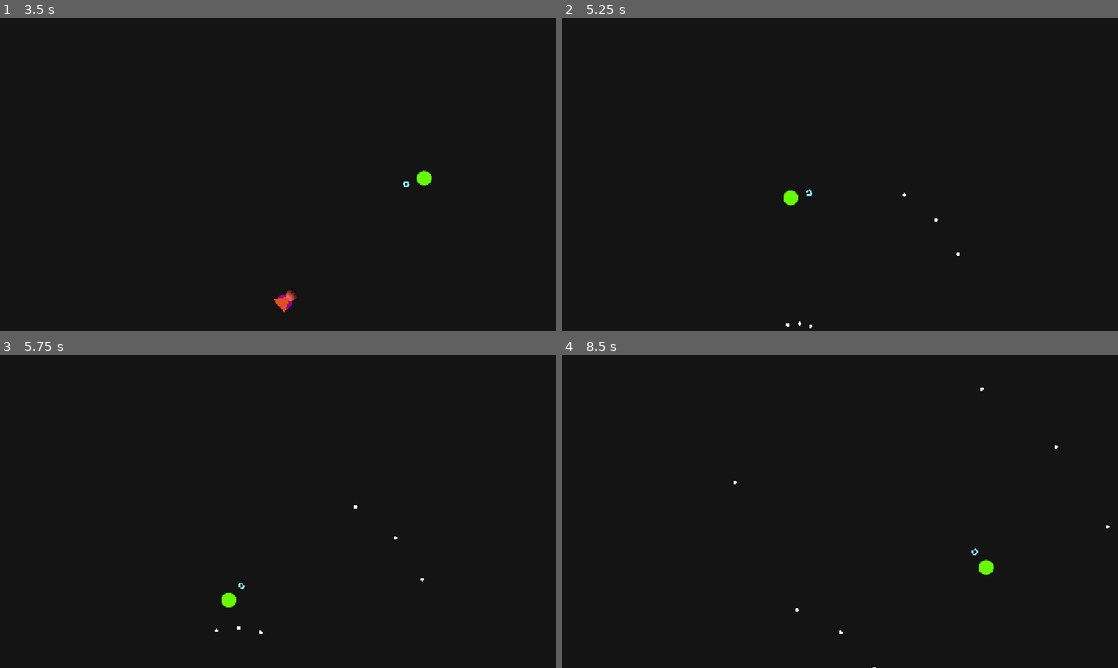
Above: before the commit, frames 1-4 (two rows, left to right).
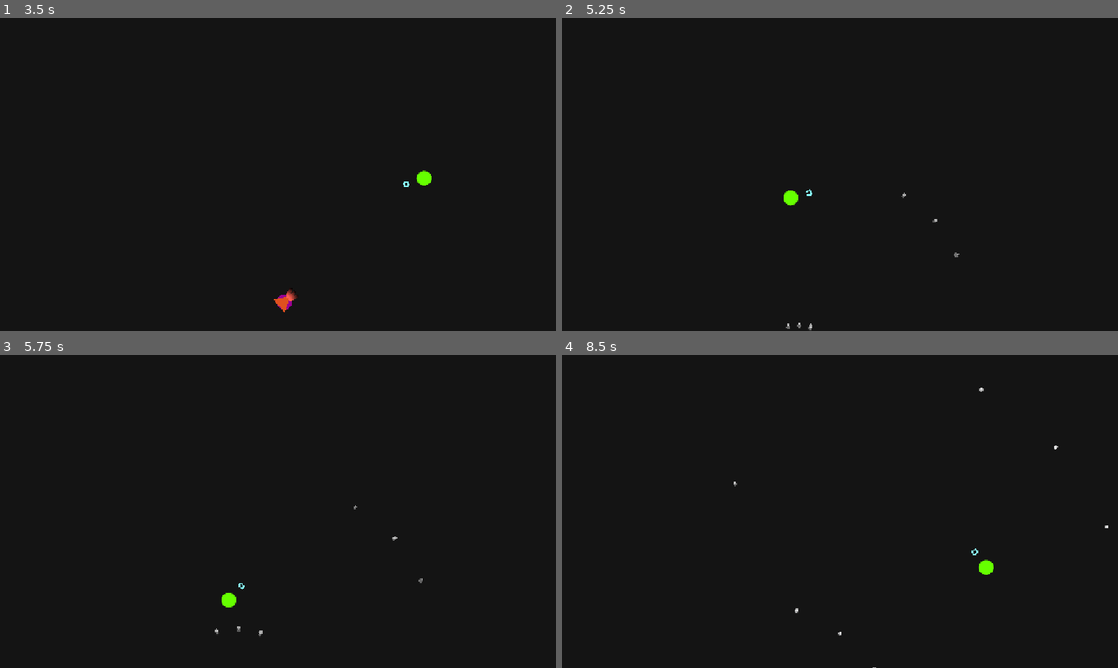
Above: after the commit, the same moments.

Repository: ktosox/GWJ80
Game: Godot game, scene res://bullet/bullet_testing_arena.tscn
Same seed, same stepped clock (60 frames per second), same inputs: the game is played once before the commit and once after it. This scene is started directly instead of the project's main scene.
Inputs (mouse positions are in pixels of both pictures, inside the frame that each line leads up to):
- Up to frame 1 (3.5 s): tap Enter (tutorial_exit) at 0.5 s; move the mouse to (400, 158) at 0.52 s; press the mouse at (400, 158) at 0.53 s; hold D (right) 0.53-1.28 s; move the mouse to (166, 190) at 1.27 s; release the mouse at (166, 190) at 1.28 s; hold Down (down) 1.28-2.03 s; click (166, 190) at 1.35 s; move the mouse to (333, 105) at 2.02 s; press the mouse at (333, 105) at 2.03 s; hold D (right) 2.03-2.78 s; move the mouse to (250, 237) at 2.77 s; release the mouse at (250, 237) at 2.78 s; hold W (up) from 2.78 s (still down); click (250, 237) at 2.85 s
- Up to frame 2 (5.25 s): move the mouse to (1006, 221) at 3.52 s; release W (up) at 3.53 s; press the mouse at (1006, 221) at 3.53 s; hold A (left) 3.53-5.03 s; move the mouse to (673, 127) at 4.27 s; release the mouse at (673, 127) at 4.28 s; click (673, 127) at 4.35 s; move the mouse to (867, 174) at 5.02 s; press the mouse at (867, 174) at 5.03 s; hold Down (down) from 5.03 s (still down)
- Up to frame 3 (5.75 s): keep holding Down (down)
- Up to frame 4 (8.5 s): move the mouse to (756, 433) at 5.77 s; release Down (down) at 5.78 s; release the mouse at (756, 433) at 5.78 s; hold D (right) 5.78-6.53 s; click (756, 433) at 5.85 s; move the mouse to (962, 495) at 6.52 s; press the mouse at (962, 495) at 6.53 s; hold W (up) 6.53-7.28 s; move the mouse to (728, 527) at 7.27 s; release the mouse at (728, 527) at 7.28 s; hold D (right) 7.28-8.03 s; click (728, 527) at 7.35 s; move the mouse to (895, 442) at 8.02 s; press the mouse at (895, 442) at 8.03 s; hold Down (down) from 8.03 s (still down)

Frame 1 is identical in both runs. In frame 2, less than 0.1% of the frame differs, in the area x 40-72%, y 55-100%; in frame 3, less than 0.1%; in frame 4, less than 0.1%.

Commit message:
made the bullets blink a bit

Diff:
--- a/Game/bullet/bullet.gd
+++ b/Game/bullet/bullet.gd
@@ -12,6 +12,8 @@
 	queue_free()
 	pass # Replace with function body.
 
+func _physics_process(delta: float) -> void:
+	$Line2D
 
 #func _on_player_detector_body_entered(body: Node2D) -> void:
 #	if !active:
--- a/Game/bullet/bullet.tscn
+++ b/Game/bullet/bullet.tscn
@@ -1,14 +1,28 @@
-[gd_scene load_steps=6 format=3 uid="uid://vjexxy0oei3q"]
+[gd_scene load_steps=10 format=3 uid="uid://vjexxy0oei3q"]
 
 [ext_resource type="Script" uid="uid://b081p1xuuavxw" path="res://bullet/bullet.gd" id="1_k2aps"]
 [ext_resource type="PackedScene" uid="uid://bgr7f0ikfr1cw" path="res://Global/audio_manager/audio_component.tscn" id="2_6wip1"]
 [ext_resource type="AudioStream" uid="uid://vmtv1fedj7y1" path="res://bullet/bullet_activated.wav" id="3_0qjqd"]
+[ext_resource type="Texture2D" uid="uid://40l3q2isfi24" path="res://shapes/circle.png" id="4_xvnxm"]
+
+[sub_resource type="Curve" id="Curve_ynyjt"]
+_data = [Vector2(0, 1), 0.0, 0.0, 0, 0, Vector2(1, 0), 0.0, 0.0, 0, 0]
+point_count = 2
 
 [sub_resource type="CircleShape2D" id="CircleShape2D_8b02t"]
 radius = 4.0
 
 [sub_resource type="CircleShape2D" id="CircleShape2D_k2aps"]
 radius = 80.0
+
+[sub_resource type="Curve" id="Curve_xvnxm"]
+_data = [Vector2(0, 1), 0.0, 0.0, 0, 0, Vector2(0.759434, 1), 0.0, 0.0, 0, 0, Vector2(1, 0.461639), -2.3138, 0.0, 0, 0]
+point_count = 3
+
+[sub_resource type="Gradient" id="Gradient_ynyjt"]
+interpolation_mode = 2
+offsets = PackedFloat32Array(0.201005, 1)
+colors = PackedColorArray(1, 1, 1, 1, 1, 1, 1, 0)
 
 [node name="Bullet" type="RigidBody2D" groups=["Bullet"]]
 collision_layer = 32
@@ -19,8 +33,10 @@
 script = ExtResource("1_k2aps")
 
 [node name="Line2D" type="Line2D" parent="."]
-points = PackedVector2Array(0, 0, 0, 0.1)
+visible = false
+points = PackedVector2Array(0, 0.075, 0, -0.785, 0, -1.595, 0, 1.005)
 width = 8.0
+width_curve = SubResource("Curve_ynyjt")
 begin_cap_mode = 2
 end_cap_mode = 2
 
@@ -39,5 +55,18 @@
 signal_name = "activated"
 audio = ExtResource("3_0qjqd")
 
+[node name="Trace" type="CPUParticles2D" parent="."]
+amount = 3
+texture = ExtResource("4_xvnxm")
+lifetime = 0.09
+speed_scale = 1.5
+lifetime_randomness = 0.15
+gravity = Vector2(0, 0)
+scale_amount_min = 0.02
+scale_amount_max = 0.05
+scale_amount_curve = SubResource("Curve_xvnxm")
+color = Color(1, 1, 1, 0.643137)
+color_ramp = SubResource("Gradient_ynyjt")
+
 [connection signal="body_entered" from="." to="." method="_on_body_entered"]
 [connection signal="body_entered" from="PlayerDetector" to="." method="_on_player_detector_body_entered"]
